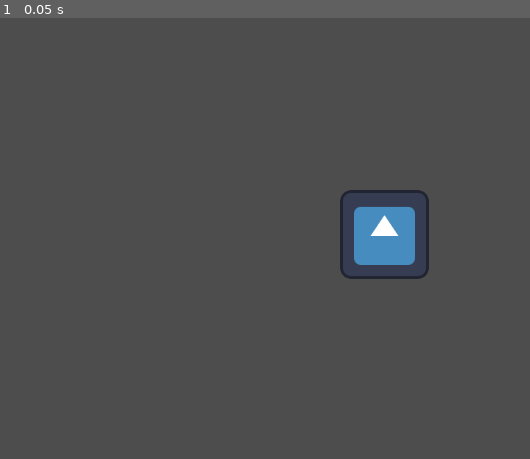
Above: before the commit, frame 1.
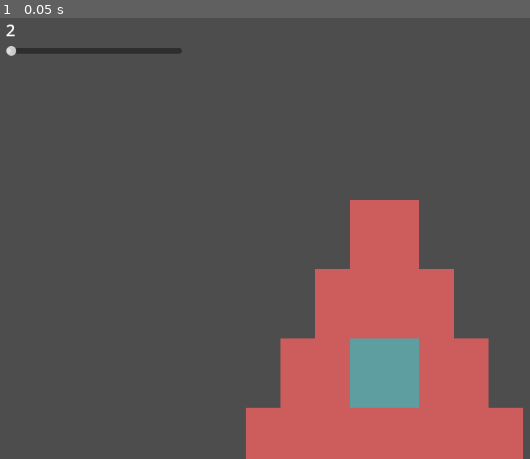
Above: after the commit, the same moment.

Repository: vinzenz-fischer/Interactive_Pascal_Triangle
Game: Godot game, scene res://pascals_triangle_viewer.tscn
Same seed, same stepped clock (60 frames per second), same inputs: the game is played once before the commit and once after it. The engine's default icon, where the game draws it, is replaced by a stand-in: a white triangle on a blue panel in a dark square.
Inputs:
- Up to frame 1 (0.05 s): no input

The runs differ from the first frame. In frame 1, 19% of the frame differs, in the area x 1-99%, y 1-100%.
Error before the commit: Parse Error: Expected resource path after "(". (res://node_spawner.gd:4)

Commit message:
works

Diff:
--- /dev/null
+++ b/PascalTriangleNode.gd
@@ -0,0 +1,7 @@
+extends Node2D
+
+@export var k: int
+@export var n: int
+
+func _ready():
+	pass
--- /dev/null
+++ b/PascalTriangleNode.tscn
@@ -0,0 +1,19 @@
+[gd_scene load_steps=2 format=3 uid="uid://f4yls0n2lo6x"]
+
+[ext_resource type="Script" path="res://PascalTriangleNode.gd" id="1_of4bg"]
+
+[node name="PascalTriangleNode" type="Node2D"]
+script = ExtResource("1_of4bg")
+
+[node name="ColorRect" type="ColorRect" parent="."]
+anchors_preset = 8
+anchor_left = 0.5
+anchor_top = 0.5
+anchor_right = 0.5
+anchor_bottom = 0.5
+offset_left = -50.0
+offset_top = -50.0
+offset_right = 50.0
+offset_bottom = 50.0
+grow_horizontal = 2
+grow_vertical = 2
--- a/camera2d_pan.gd
+++ b/camera2d_pan.gd
@@ -4,13 +4,14 @@
 var curZoom = 1
 var minZoom = 0.04
 var maxZoom = 1
-var delZoom = 0.1
+var delZoom = 0.05
 
 func _ready():
 	prevMousePos = get_local_mouse_position()
 
 func _process(_delta):
 	pan()
+	position.x = 0
 	zoom = lerp(zoom, curZoom * Vector2.ONE, 0.1)
 
 func _input(event):
--- a/node_spawner.gd
+++ b/node_spawner.gd
@@ -1,15 +1,50 @@
 extends Node2D
 
+@onready var slider = $CanvasLayer/HSlider
+@onready var label = $CanvasLayer/HSlider/RichTextLabel
+var color_divisor = 2
 var camera = null
-var node = preload()
+const node = preload("res://PascalTriangleNode.tscn")
+var triangle_spawner = null
 
 func _ready():
-	camera = get_node("Camera2D")
+	triangle_spawner = await spawn_pascal_triangle(100)
 
 
 func _process(_delta):
-	# spawn cells where cells are needed, delete cells outside of visible area
-	pass
+	if slider.value_changed:
+		label.text = str(slider.value)
+		color_divisor = int(slider.value)
+
+
+func spawn_pascal_triangle(lines):
+	while true:
+		for n in lines:
+			#print("%d! = %d" % [n, factorial(n)])
+			for k in n+1:
+				spawn_pascal_node_binomial(k, n, 100)
+			await get_tree().process_frame
+
+func spawn_pascal_node_binomial(k: int, n: int, size):
+	var nodeName = "%d,%d" % [k, n]
+	var newNode = get_node_or_null(nodeName)
+	if newNode == null:
+		newNode = node.instantiate()
+		newNode.name = nodeName
+		var k_float = float(k)
+		var n_float = float(n)
+		newNode.position = Vector2((k_float - n_float/2) * size, n_float * size)
+		add_child(newNode)
+	var value = smart_pascal(int(n), int(k))
+	var colorRect = newNode.get_child(0)
+
+	if value % color_divisor == 0:
+		colorRect.color = Color.CADET_BLUE
+	else:
+		colorRect.color = Color.INDIAN_RED
+	#var label = newNode.get_child(0).get_child(0)
+	#label.text = "[center]%d[/center]" % value
+
 
 func factorial(n):
 	var result = 1
@@ -17,6 +52,34 @@
 		result *= i+1
 	return result
 
-func pascal(n, k):
-	var divisor = factorial(k) * factorial(n-k)
+func pascal(n, k): # factorial(21) is too big and causes an overflow
+	var divisor = factorial(k) * factorial(n - k)
+	if divisor == 0:
+		print("DIVISION BY ZERO: n=%d k=%d" % [n, k])
+		return 0
 	return factorial(n) / divisor
+
+# smart = manually remove factors that occour in both divident and divisor -> keeps numbers more managable
+func smart_factorial(n):
+	var result = []
+	for i in n:
+		result.append(i+1)
+	return result
+
+func smart_divide(dividents, divisors):
+	var result = 1
+	for factor in dividents:
+		if factor in divisors:
+			divisors.erase(factor)
+		else:
+			result *= factor
+
+	for divisor in divisors:
+		result /= divisor
+
+	return result
+
+func smart_pascal(n, k):
+	var divisors = smart_factorial(k)
+	divisors.append_array(smart_factorial(n - k))
+	return smart_divide(smart_factorial(n), divisors)
--- a/pascals_triangle_viewer.tscn
+++ b/pascals_triangle_viewer.tscn
@@ -1,15 +1,30 @@
-[gd_scene load_steps=4 format=3 uid="uid://sqeis8aqrpy6"]
+[gd_scene load_steps=3 format=3 uid="uid://sqeis8aqrpy6"]
 
 [ext_resource type="Script" path="res://node_spawner.gd" id="1_4fev5"]
 [ext_resource type="Script" path="res://camera2d_pan.gd" id="2_lmh2h"]
-[ext_resource type="Texture2D" uid="uid://ddtx86s647hp3" path="res://icon.svg" id="2_q3e1k"]
 
 [node name="Node2D" type="Node2D"]
-position = Vector2(2, 0)
 script = ExtResource("1_4fev5")
 
 [node name="Camera2D" type="Camera2D" parent="."]
 script = ExtResource("2_lmh2h")
 
-[node name="Sprite2D" type="Sprite2D" parent="."]
-texture = ExtResource("2_q3e1k")
+[node name="CanvasLayer" type="CanvasLayer" parent="."]
+
+[node name="HSlider" type="HSlider" parent="CanvasLayer"]
+offset_left = 30.0
+offset_top = 51.0
+offset_right = 284.0
+offset_bottom = 67.0
+min_value = 2.0
+max_value = 64.0
+value = 2.0
+
+[node name="RichTextLabel" type="RichTextLabel" parent="CanvasLayer/HSlider"]
+layout_mode = 0
+offset_top = -39.0
+offset_right = 254.0
+offset_bottom = 1.0
+theme_override_font_sizes/normal_font_size = 24
+bbcode_enabled = true
+text = "[center]asd"
